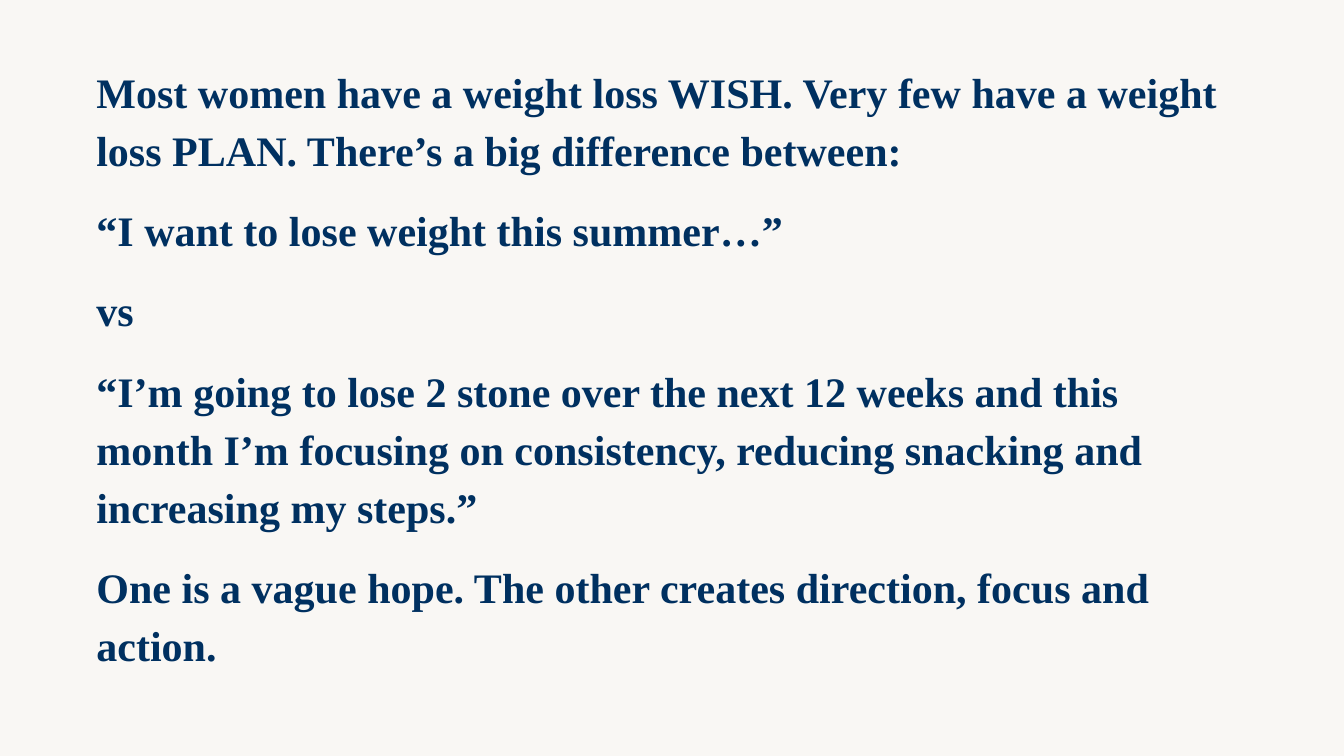
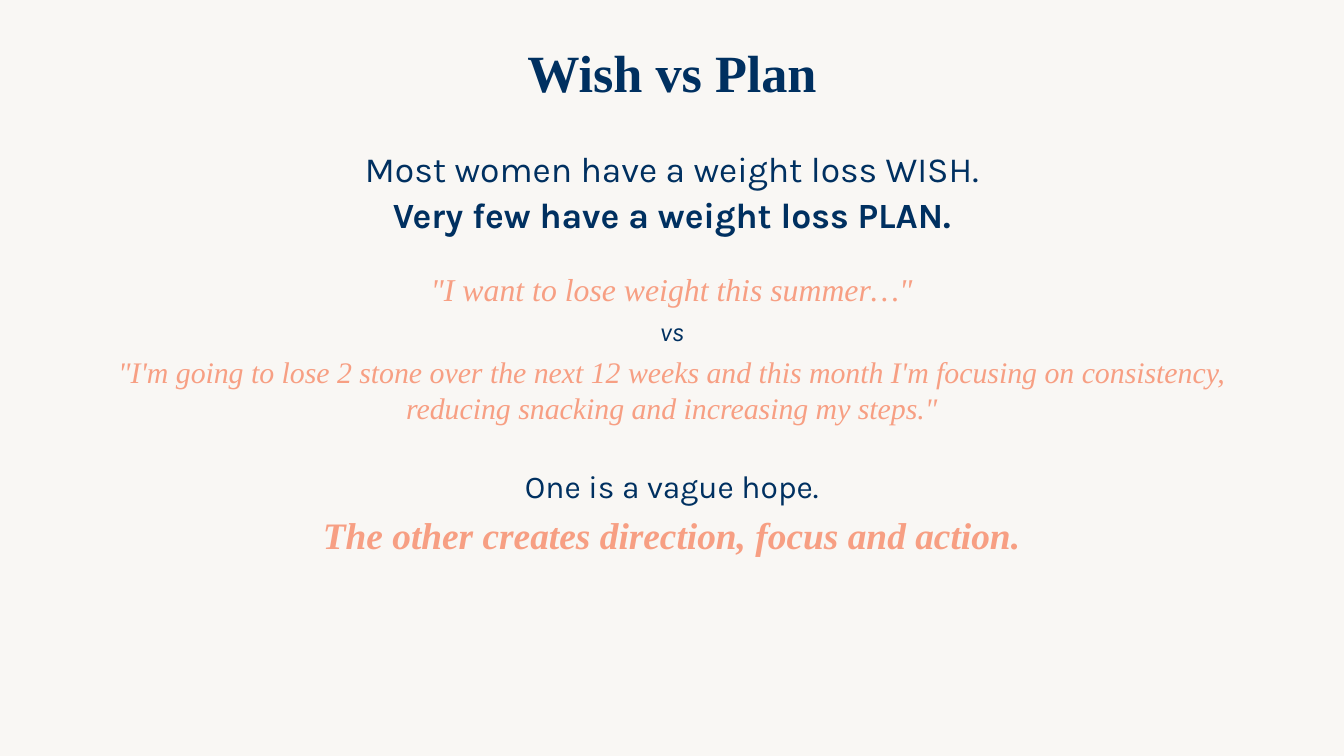
Before and after one commit to WeAreWLA/21-day-reset, a slide deck: slide 28 of decks/Day 5 - Free 5 Day Reset/Day 5 - Free 5 Day Reset.pptx. Drawn at 1344x756 pixels with LibreOffice and Linux fonts; fonts in the diff are those of the drawing. Boxes give left, top, right and bottom in pixels: in the first picture for what was removed or moved away, otherwise in the second. Text is boxed around its words. In the diff, an @@ line names an element or a change of style, - is before the commit and + after.

```diff
--- a/decks/Day 5 - Free 5 Day Reset/Day 5 - Free 5 Day Reset.pptx
+++ b/decks/Day 5 - Free 5 Day Reset/Day 5 - Free 5 Day Reset.pptx
@@ text added at bbox=[527, 55, 816, 93], 28 pt, text #003060, bold @@
+Wish vs Plan
@@ text "Most women have a weight ...": place and size @@
-text "Most women have a weight ..." at bbox=[96, 78, 1217, 662]
+text "Most women have a weight ..." at bbox=[118, 157, 1225, 556]
@@ text "Most women have a weight ..." at bbox=[118, 157, 1225, 556]: vertical alignment middle to top @@
@@ text at bbox=[365, 157, 979, 307]: text changed; size 22.5 to 19 pt; font Times New Roman to Karla; bold off @@
-Most women have a weight loss WISH. Very few have a weight loss PLAN. There’s a big difference between:
-“I want to lose weight this summer…”
+Most women have a weight loss WISH.
+Very few have a weight loss PLAN.
+"I want to lose weight this summer…"
@@ text at bbox=[660, 328, 684, 342]: size 22.5 to 14 pt, font Times New Roman to Karla, bold off, italic on in "vs"; alignment left to centre; line spacing 1.15 to 1; less space between paragraphs @@
@@ text at bbox=[118, 362, 1225, 556]: text changed; size 22.5 to 16 pt; text colour #003060 to #F79F83; bold off; italic on @@
-“I’m going to lose 2 stone over the next 12 weeks and this month I’m focusing on consistency, reducing snacking and increasing my steps.”
-One is a vague hope. The other creates direction, focus and action.
+"I'm going to lose 2 stone over the next 12 weeks and this month I'm focusing on consistency, reducing snacking and increasing my steps."
+One is a vague hope.
+The other creates direction, focus and action.
```
Also in this commit, not shown: 22 other slides changed.
